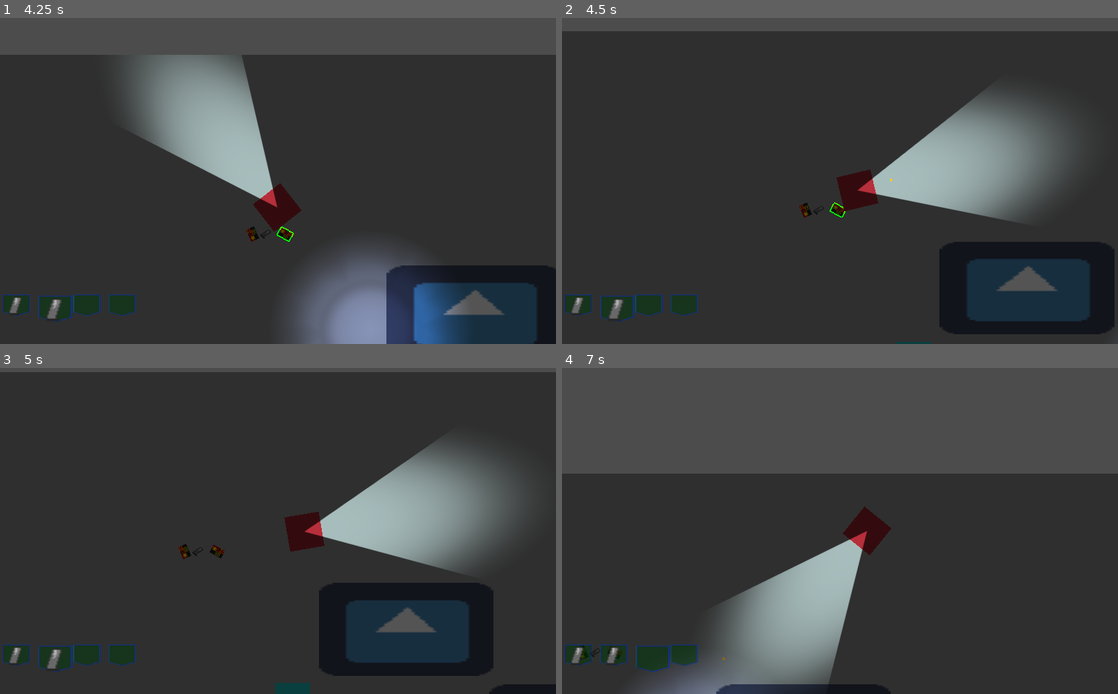
Above: before the commit, frames 1-4 (two rows, left to right).
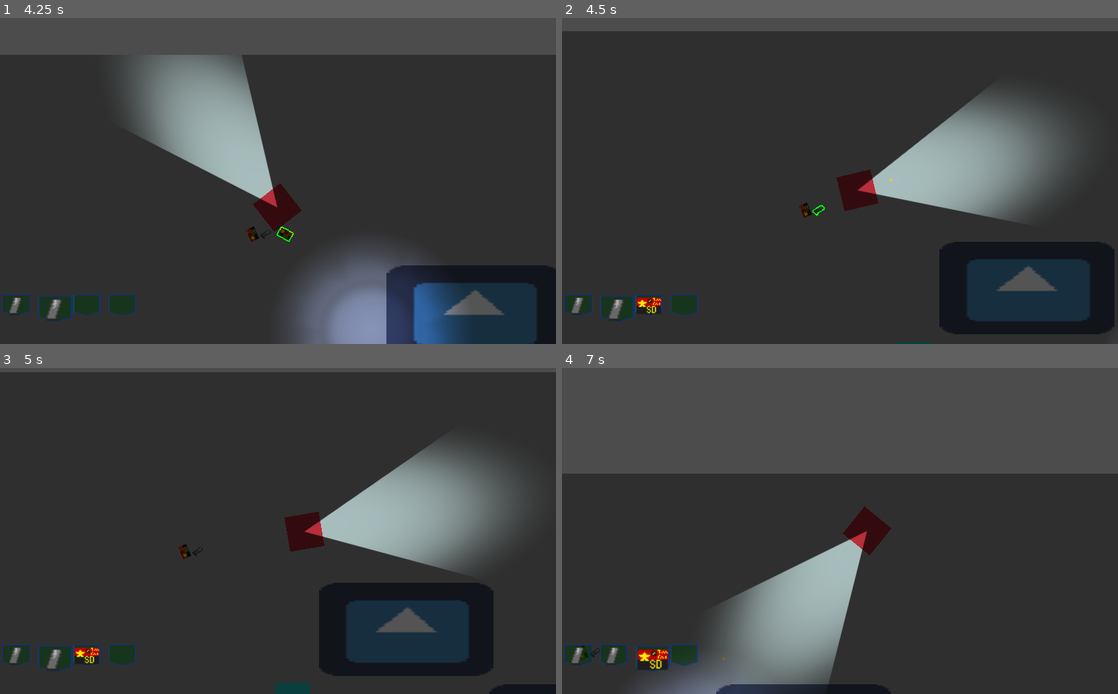
Above: after the commit, the same moments.

Repository: ghfox/overheadpoc
Game: Godot game, scene res://Scn/Room.tscn
Same seed, same stepped clock (60 frames per second), same inputs: the game is played once before the commit and once after it. The engine's default icon, where the game draws it, is replaced by a stand-in: a white triangle on a blue panel in a dark square.
Inputs (mouse positions are in pixels of both pictures, inside the frame that each line leads up to):
- Up to frame 1 (4.25 s): tap Enter at 0.5 s; move the mouse to (250, 246) at 0.52 s; hold W 0.53-2.03 s; tap E (pickup, bound only after the commit) at 0.6, 1.55, 2.3, 3.05, 3.6 s; click (250, 246) at 0.67 s; move the mouse to (444, 229) at 1.27 s; click (444, 229) at 1.35 s; move the mouse to (111, 132) at 2.02 s; hold A 2.03-3.53 s; tap Shift (focus_ability) at 2.1 s; click (111, 132) at 2.17 s; move the mouse to (305, 181) at 2.77 s; tap Tab (next_pocket) at 2.85 s; click (305, 181) at 2.92 s; move the mouse to (194, 99) at 3.52 s; hold S from 3.53 s (still down); click (194, 99) at 3.67 s
- Up to frame 2 (4.5 s): move the mouse to (962, 164) at 4.27 s; release S at 4.28 s; hold D from 4.28 s (still down); tap E (pickup, bound only after the commit) at 4.35 s; click (962, 164) at 4.42 s
- Up to frame 3 (5 s): keep holding D
- Up to frame 4 (7 s): move the mouse to (728, 547) at 5.02 s; release D at 5.03 s; hold W 5.03-5.78 s; click (728, 547) at 5.1 s; tap E (pickup, bound only after the commit) at 5.3, 6.05, 6.8 s; move the mouse to (895, 459) at 5.77 s; hold D from 5.78 s (still down); tap Shift (focus_ability) at 5.85 s; click (895, 459) at 5.92 s; move the mouse to (812, 596) at 6.52 s; tap Tab (next_pocket) at 6.6 s; click (812, 596) at 6.67 s

Frame 1 is identical in both runs. In frame 2, 0.3% of the frame differs, in the area x 13-51%, y 56-91%; in frame 3, 0.2%; in frame 4, 0.3%, in the area x 13-20%, y 86-93%.

Commit message:
item pickups now pickup

Diff:
--- a/Scr/HUD.gd
+++ b/Scr/HUD.gd
@@ -8,7 +8,7 @@
 
 func _ready():
 	updatePocketGrid()
-	updateSelectedPocket()
+
 	pass
 
 func updatePocketGrid():
@@ -20,6 +20,7 @@
 		if(p.type != Nothing.type):
 			makePocketPart(p.sprite, "Inventory", margin)
 		margin += pocketMargin
+	updateSelectedPocket()
 
 func deleteChildren(node):
 	for n in node.get_children():
--- a/Scr/Player.gd
+++ b/Scr/Player.gd
@@ -68,6 +68,21 @@
 	elif(Input.is_action_just_pressed(Controller.nextPocket)):
 		Inventory.nextPocket()
 		HUD.updateSelectedPocket()
+	elif(Input.is_action_just_pressed(Controller.actionPickup)):
+		grabItem()
+
+func grabItem():
+	if(canGrab != null):
+		var pickup = canGrab
+		canGrab = null
+		var p = Inventory.findEmptyPocket()
+		if(p  > -1):
+			Inventory.moveToPocket(pickup.item,p)
+			HUD.updatePocketGrid()
+		else:
+			Inventory.addToPack(pickup.item)
+		pickup.free()
+		updateGrabs()
 
 func reload():
 	if(reloading):
@@ -85,7 +100,6 @@
 func focusInactive():
 	Engine.time_scale = 1.0
 	AudioManager.repitch()
-
 
 func _on_Detector_area_entered(area):
 	if(area.is_in_group("Grabables")):
--- a/Singletons/Controller.gd
+++ b/Singletons/Controller.gd
@@ -11,6 +11,7 @@
 var actionFocusAbility = "focus_ability"
 var actionAttack = "attack"
 var actionReload = "reload"
+var actionPickup = "pickup"
 #Action vars
 var nextPocket = "next_pocket"
 var prevPocket = "prev_pocket"
@@ -34,6 +35,7 @@
 	InputMap.add_action(actionFocusAbility)
 	InputMap.add_action(actionAttack)
 	InputMap.add_action(actionReload)
+	InputMap.add_action(actionPickup)
 
 	InputMap.add_action(nextPocket)
 	InputMap.add_action(prevPocket)
@@ -68,6 +70,9 @@
 	InputMap.action_erase_events(actionReload)
 	InputMap.action_add_event(actionReload,create_key_event(KEY_R))
 	InputMap.action_add_event(actionReload,create_joy_event(JOY_BUTTON_2))
+	InputMap.action_erase_events(actionPickup)
+	InputMap.action_add_event(actionPickup,create_key_event(KEY_E))
+	InputMap.action_add_event(actionPickup,create_joy_event(JOY_BUTTON_0))
 	#Action binds
 	InputMap.action_erase_events(prevPocket)
 	InputMap.action_add_event(prevPocket,create_joy_event(JOY_DPAD_LEFT))
@@ -93,7 +98,7 @@
 	return move.normalized()
 
 #pass object position and viewport mouse coords
-#returns relative angle of mouse or stick dependingf on mouseHasMoved flag
+#returns relative angle of mouse or stick depending on mouseHasMoved flag
 func getCursorAngle(position, mouse):
 	joyCursor.x = Input.get_joy_axis(joyPort,joyCursorH)
 	joyCursor.y = Input.get_joy_axis(joyPort,joyCursorV)
--- a/Singletons/Inventory.gd
+++ b/Singletons/Inventory.gd
@@ -12,9 +12,9 @@
 
 func _ready():
 	pack = {
-		"weapon" : [Weapon.new("PeaShooter")],
-		"mag" : [Magazine.new("9mm 10rd Mag"),Magazine.new("9mm 10rd Mag"),Magazine.new("9mm 10rd Mag")],
-		"ammo" : [Ammo.new("9mm","fmj",25)]
+		Weapon.type : [Weapon.new("PeaShooter")],
+		Magazine.type : [Magazine.new("9mm 10rd Mag"),Magazine.new("9mm 10rd Mag"),Magazine.new("9mm 10rd Mag")],
+		Ammo.type : [Ammo.new("9mm","fmj",25)]
 	}
 	pack["mag"][0].fillMag(pack["ammo"][0])
 	pack["mag"][2].fillMag(pack["ammo"][0])
@@ -35,6 +35,8 @@
 	group.remove(idx)
 	reloadCursor = -1
 
+func addToPack(item):
+	pack[item.type].push_back(item)
 
 func moveToPocketFromPack(item, pockIdx):
 	if(pocket[pockIdx].type != "null"):
@@ -42,11 +44,18 @@
 	pocket[pockIdx] = item
 	pack[item.type].remove(pack[item.type].find(item,0))
 
-
 func moveToPocket(item, pockIdx):
 	if(pocket[pockIdx].type != "null"):
 		return false
 	pocket[pockIdx] = item
+
+func findEmptyPocket():
+	var found = -1
+	for p in pocket:
+		found += 1
+		if(p.type == Nothing.type):
+			return found
+	return -1
 
 
 #														MAGAZINE RELATED Methods
--- a/Singletons/ItemStore.gd
+++ b/Singletons/ItemStore.gd
@@ -1,16 +1,24 @@
 extends Node
 
 var res = "res://Spr/Items/"
+
+var s_cal = "cal"
+var s_sprite = "sprite"
+var s_normal = "normal"
+var s_spd = "spd"
+var s_dam = "dam"
+var s_pen = "pen"
+
 
 var w = {
 	"PeaShooter" : {
 		"name" : "PeaShooter",
 		"cat" : "pistol",
-		"cal" : "9mm",
+		s_cal : "9mm",
 		"cooldown" : 0.6,
-		"dam" : 50,
+		s_dam : 50,
 		"topoff" : false,
-		"spd" : 850
+		s_spd : 850
 	}
 }
 
@@ -30,10 +38,10 @@
 
 var m = {
 	"9mm 10rd Mag" : {
-		"cal" : "9mm",
+		s_cal : "9mm",
 		"cap" : 10,
-		"sprite" : "smallMag.png",
-		"normal" : "smallMagNormal.png"
+		s_sprite : "smallMag.png",
+		s_normal : "smallMagNormal.png"
 	}
 }
 
@@ -48,25 +56,25 @@
 var b = {
 	"9mm" : {
 		"fmj" : {
-			"dam" : 1,
-			"pen" : 40,
-			"spd" : 50,
-			"sprite" : "9mmfmjbox.png",
-			"normal" : "boxNormal.png"
+			s_dam : 1,
+			s_pen : 40,
+			s_spd : 50,
+			s_sprite : "9mmfmjbox.png",
+			s_normal : "boxNormal.png"
 		},
 		"hp" : {
-			"dam" : 45,
-			"pen" : 20,
-			"spd" : 1,
+			s_dam : 45,
+			s_pen : 20,
+			s_spd : 1,
 
-			"normal" : "boxNormal.png"
+			s_normal : "boxNormal.png"
 		},
 		 "fluted" : {
-			"dam" : 35,
-			"pen" : 30,
-			"spd" : 50,
+			s_dam : 35,
+			s_pen : 30,
+			s_spd : 50,
 
-			"normal" : "boxNormal.png"
+			s_normal : "boxNormal.png"
 		}
 	}
 }
